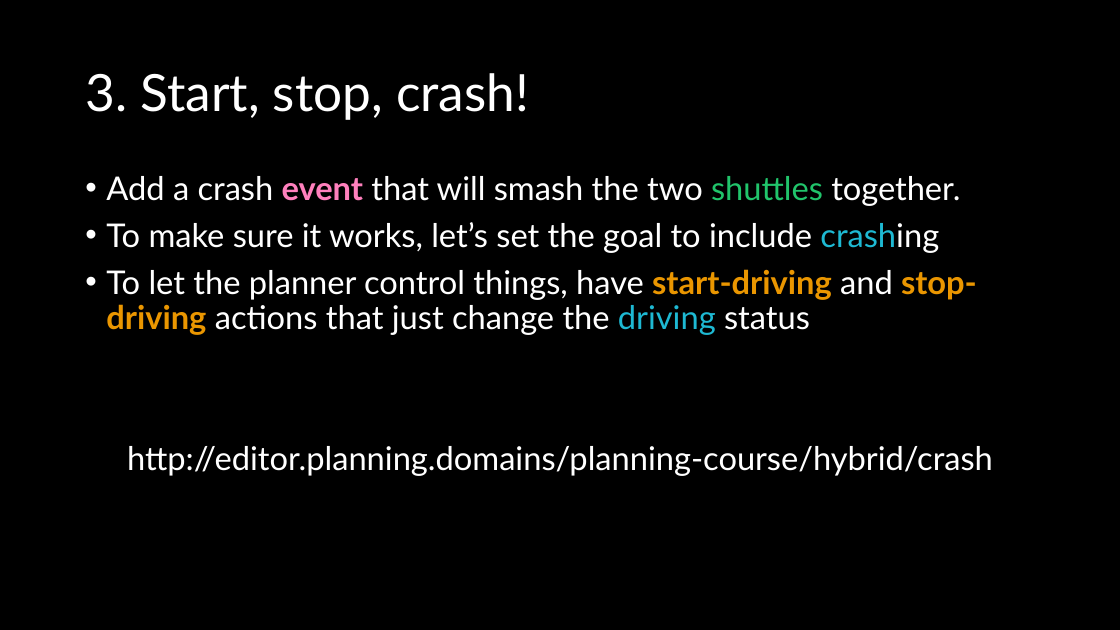
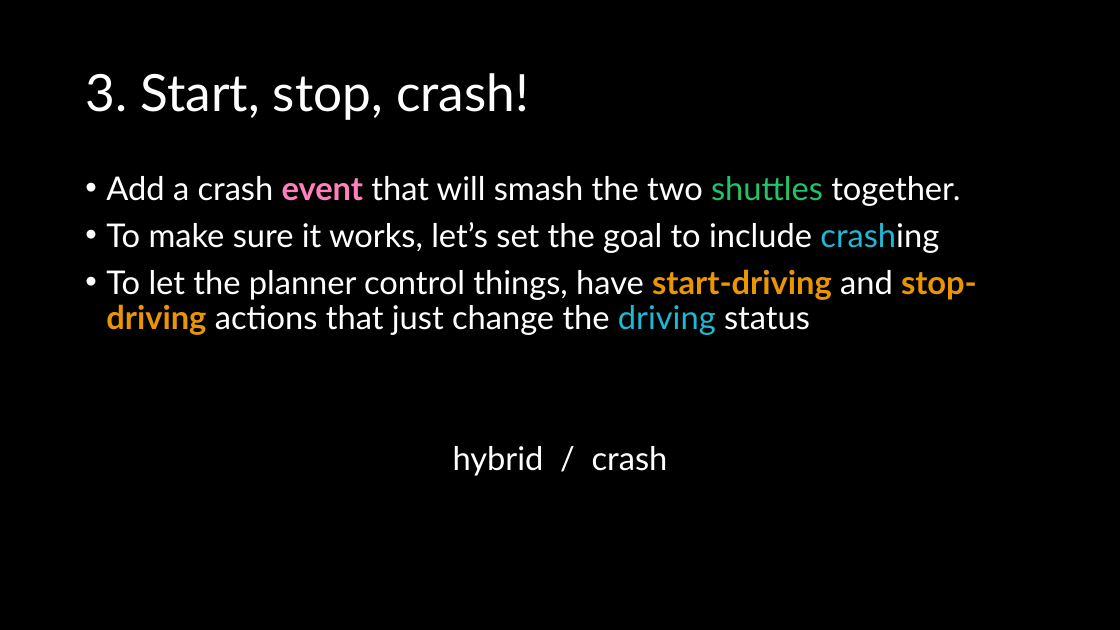
Before and after one commit to AI-Planning/modeling-in-pddl, a slide deck: slide 13 of exercises/cisc-813/hybrid/slides.pptx. Drawn at 1120x630 pixels with LibreOffice and Linux fonts; fonts in the diff are those of the drawing. Boxes give left, top, right and bottom in pixels: in the first picture for what was removed or moved away, otherwise in the second. Text is boxed around its words. In the diff, an @@ line names an element or a change of style, - is before the commit and + after.

```diff
--- a/exercises/cisc-813/hybrid/slides.pptx
+++ b/exercises/cisc-813/hybrid/slides.pptx
@@ text at (x1=453, y1=446, x2=668, y2=476): text changed @@
-http://editor.planning.domains/planning-course/hybrid/crash
+hybrid / crash
```
Also in this commit, not shown: 8 other slides changed, 7 other files.
